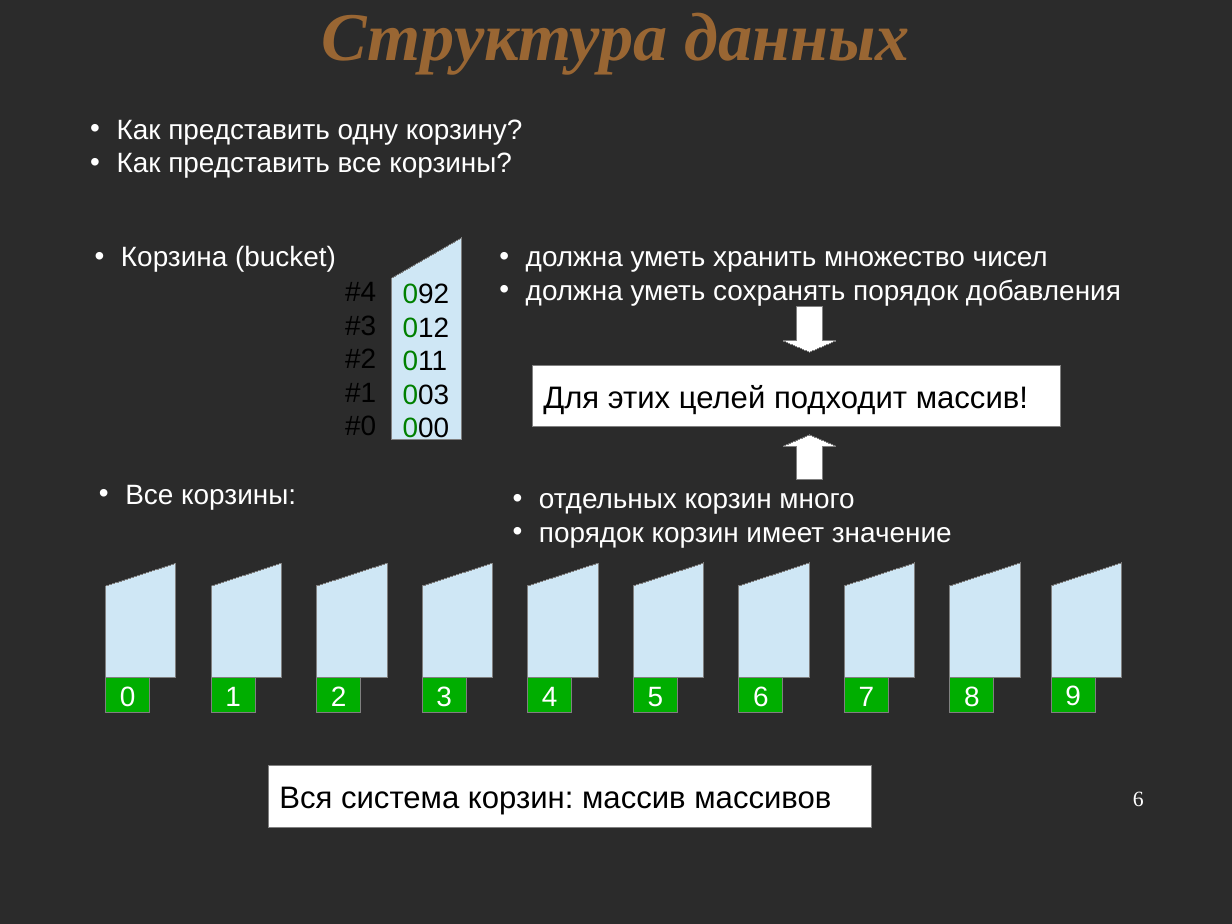
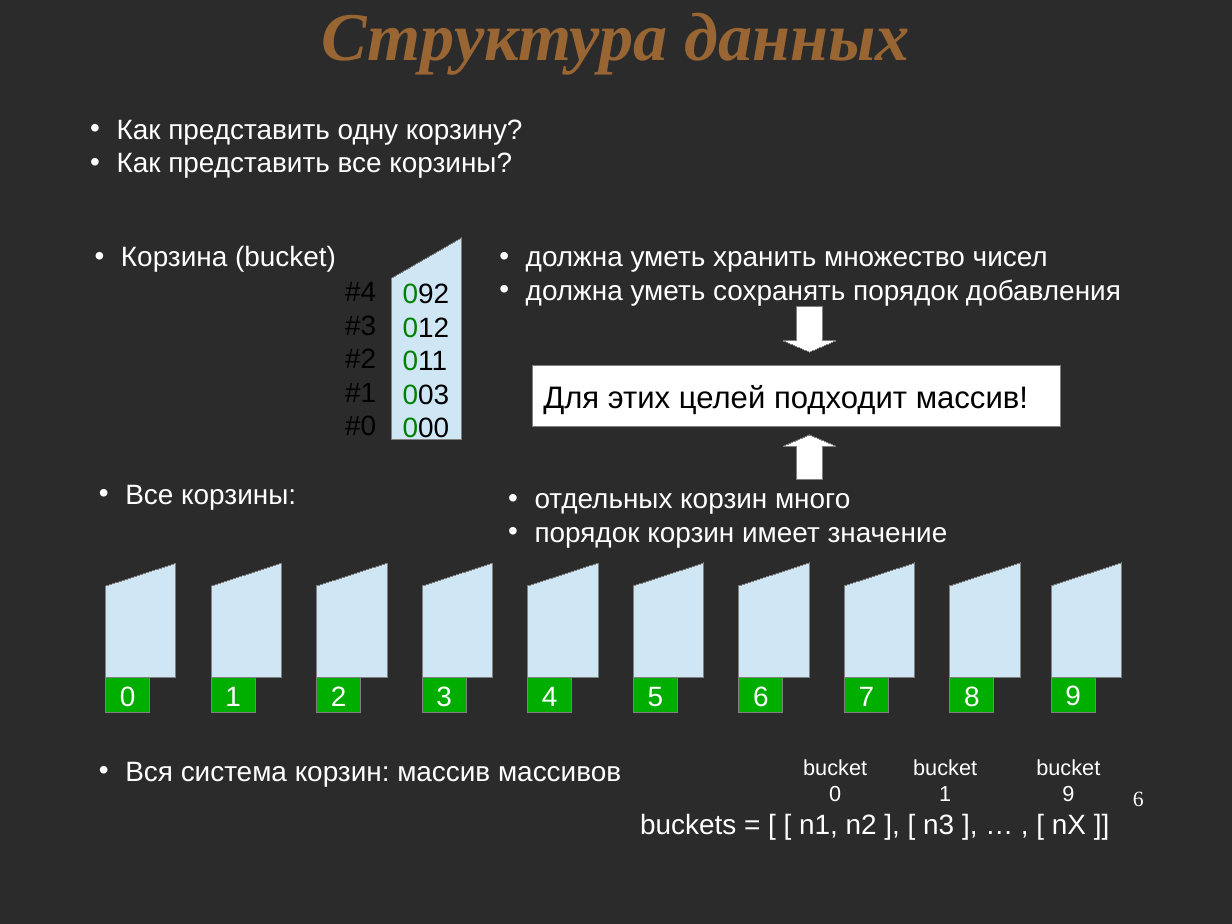
Before and after one commit to nkrot/rufsl, a slide deck: slide 6 of lectures/sorting.odp. Drawn at 1232x924 pixels with LibreOffice and Linux fonts; fonts in the diff are those of the drawing; background and template pictures are left out; a plain dark background stands for a picture behind light text. Boxes give left, top, right and bottom in pixels: in the first picture for what was removed or moved away, otherwise in the second. Text is boxed around its words. In the diff, an @@ line names an element or a change of style, - is before the commit and + after.

```diff
--- a/lectures/sorting.odp
+++ b/lectures/sorting.odp
@@ text "отдельных корзин много": place and size @@
-text "отдельных корзин много" at <box>539,493,952,547</box>
+text "отдельных корзин много" at <box>535,493,948,547</box>
@@ text "Вся система корзин: массив массивов": place and size @@
-text "Вся система корзин: массив массивов" at <box>268,766,871,827</box>
+text "Вся система корзин: массив массивов" at <box>125,761,621,786</box>
@@ text "Вся система корзин: массив массивов" at <box>125,761,621,786</box>: size 20 to 18 pt, text colour #000000 to #FFFFFF; bullet none to •; vertical alignment middle to top; fill #FFFFFF to none; outline #808080 0 pt to none @@
@@ text added at <box>803,759,867,801</box>, 14 pt, text #FFFFFF @@
+bucket
+0
@@ text added at <box>913,759,977,801</box>, 14 pt, text #FFFFFF @@
+bucket
+1
@@ text added at <box>1036,759,1100,801</box>, 14 pt, text #FFFFFF @@
+bucket
+9
@@ text added at <box>640,813,1086,838</box>, 18 pt, text #FFFFFF @@
+buckets = [ [ n1, n2 ], [ n3 ], … , [ nX ]]
```
Also in this commit, not shown: 2 other slides changed, 1 other file.
